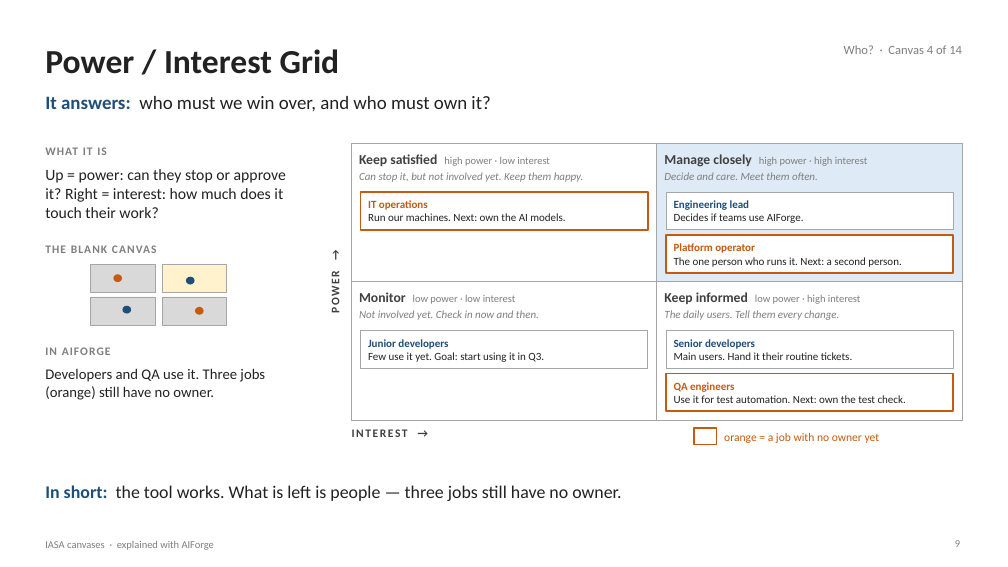
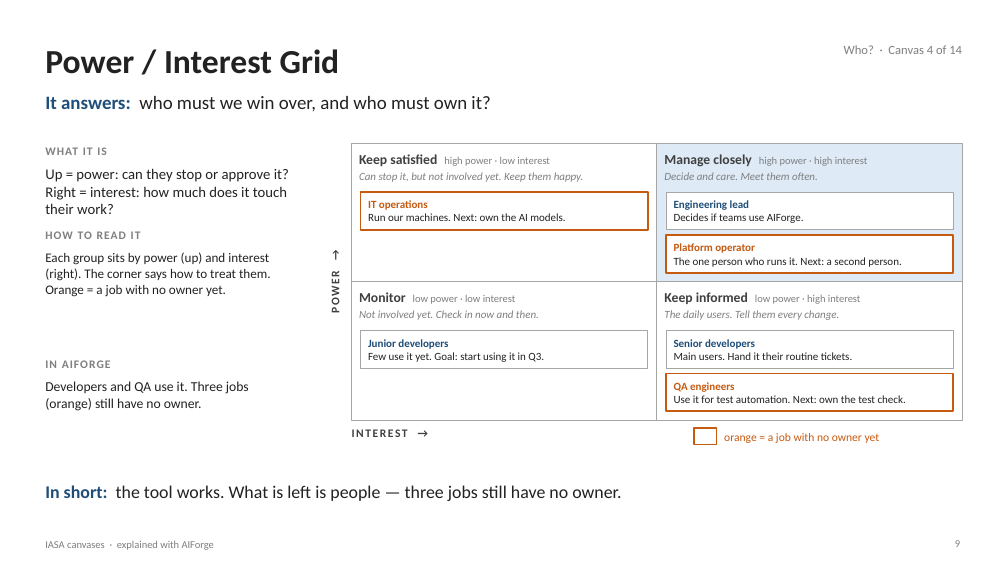
Before and after one commit to Manikanta-Reddy-Pasala/tools, a slide deck: slide 9 of course/iasa-aiforge/IASA-Canvases-with-AIForge.pptx. Drawn at 1008x567 pixels with LibreOffice and Linux fonts; fonts in the diff are those of the drawing. Boxes give left, top, right and bottom in pixels: in the first picture for what was removed or moved away, otherwise in the second. Text is boxed around its words. In the diff, an @@ line names an element or a change of style, - is before the commit and + after.

```diff
--- a/course/iasa-aiforge/IASA-Canvases-with-AIForge.pptx
+++ b/course/iasa-aiforge/IASA-Canvases-with-AIForge.pptx
@@ text "Up = power: can they ..." at (x1=45, y1=168, x2=289, y2=214): size 15 to 14 pt @@
@@ text added at (x1=45, y1=231, x2=141, y2=239), 11 pt, text #7F7F7F, bold @@
+HOW TO READ IT
@@ text removed at (x1=45, y1=245, x2=157, y2=253) @@
-THE BLANK CANVAS
@@ text added at (x1=45, y1=252, x2=271, y2=297), 12.5 pt, text #222222 @@
+Each group sits by power (up) and interest (right). The corner says how to treat them. Orange = a job with no owner yet.
@@ rectangle removed at (x1=91, y1=265, x2=155, y2=293) @@
@@ rectangle removed at (x1=163, y1=265, x2=227, y2=293) @@
@@ rectangle removed at (x1=91, y1=297, x2=155, y2=325) @@
@@ ellipse removed at (x1=113, y1=274, x2=122, y2=282) @@
@@ rectangle removed at (x1=163, y1=297, x2=227, y2=325) @@
@@ ellipse removed at (x1=186, y1=277, x2=194, y2=284) @@
@@ ellipse removed at (x1=123, y1=306, x2=131, y2=313) @@
@@ ellipse removed at (x1=195, y1=307, x2=203, y2=315) @@
@@ text "IN AIFORGE" moved from (x1=45, y1=347, x2=111, y2=355) to (x1=45, y1=360, x2=111, y2=368) @@
@@ text "Developers and QA use it. ..." moved from (x1=45, y1=368, x2=265, y2=400) to (x1=45, y1=381, x2=249, y2=411) @@
@@ text "Developers and QA use it. ..." at (x1=45, y1=381, x2=249, y2=411): size 14 to 13 pt @@
```
Also in this commit, not shown: 14 other slides changed, 2 other files.
